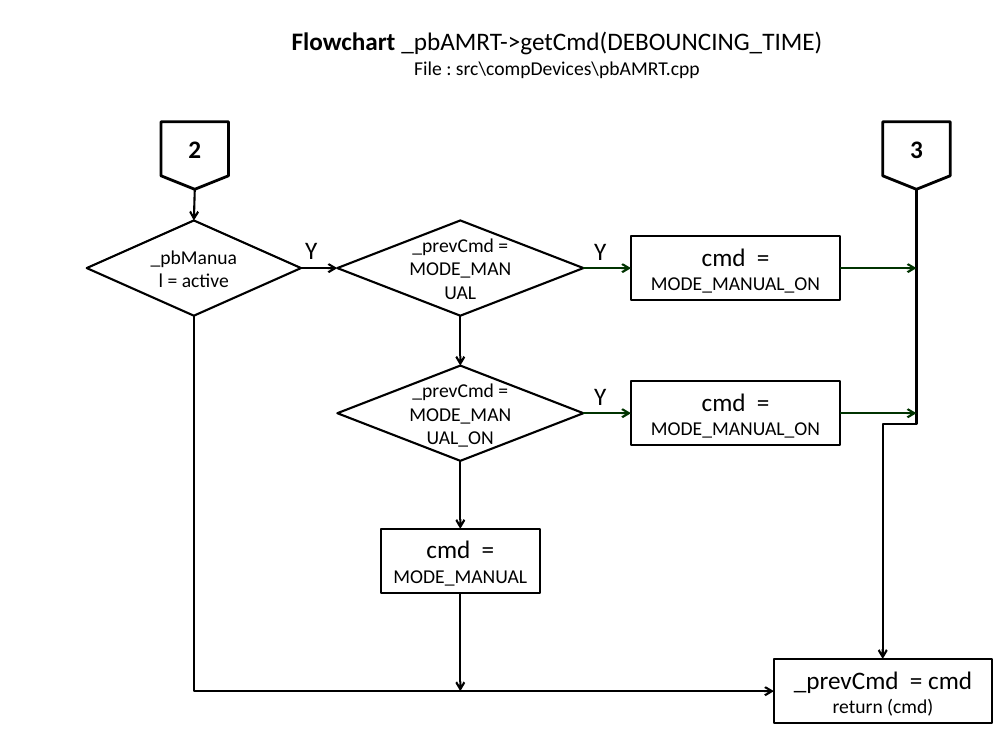
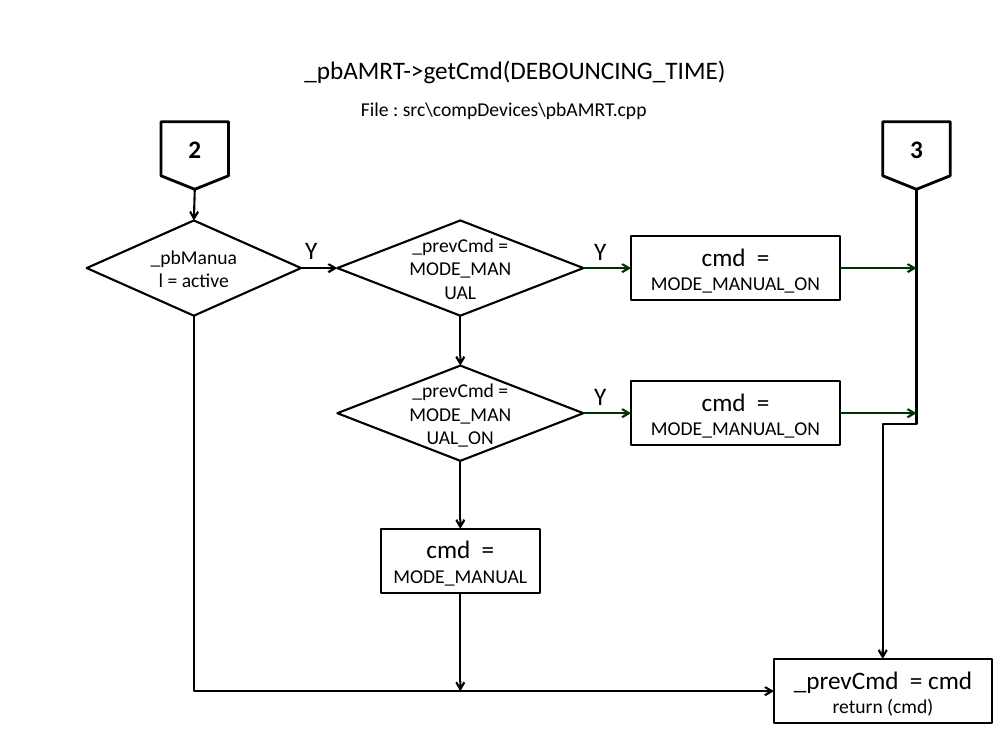
Before and after one commit to slametsampon/WFPS, a slide deck: slide 10 of resources/WFPS.pptx. Drawn at 1008x756 pixels with LibreOffice and Linux fonts; fonts in the diff are those of the drawing; background and template pictures are left out. Boxes give left, top, right and bottom in pixels: in the first picture for what was removed or moved away, otherwise in the second. Text is boxed around its words. In the diff, an @@ line names an element or a change of style, - is before the commit and + after.

Commit message:
update flowchart menuParameter

```diff
--- a/resources/WFPS.pptx
+++ b/resources/WFPS.pptx
@@ text at bbox=[292, 31, 822, 55]: paragraph removed @@
-Flowchart _pbAMRT->getCmd(DEBOUNCING_TIME)
@@ title added at bbox=[304, 61, 725, 84], 18 pt, text #000000 @@
+_pbAMRT->getCmd(DEBOUNCING_TIME)
@@ text "File : src\compDevices\pbAMRT.cpp": place and size @@
-text "File : src\compDevices\pbAMRT.cpp" at bbox=[292, 31, 822, 78]
+text "File : src\compDevices\pbAMRT.cpp" at bbox=[361, 102, 647, 119]
```
Also in this commit, not shown: 12 other slides changed, 3 slides added.
